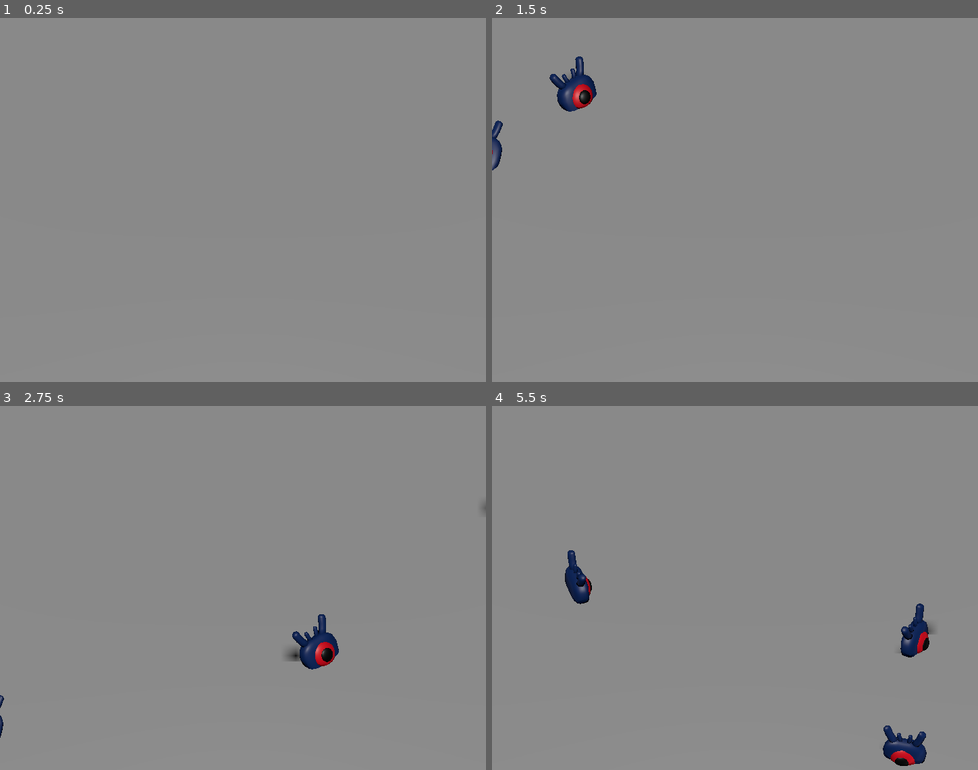
Above: before the commit, frames 1-4 (two rows, left to right).
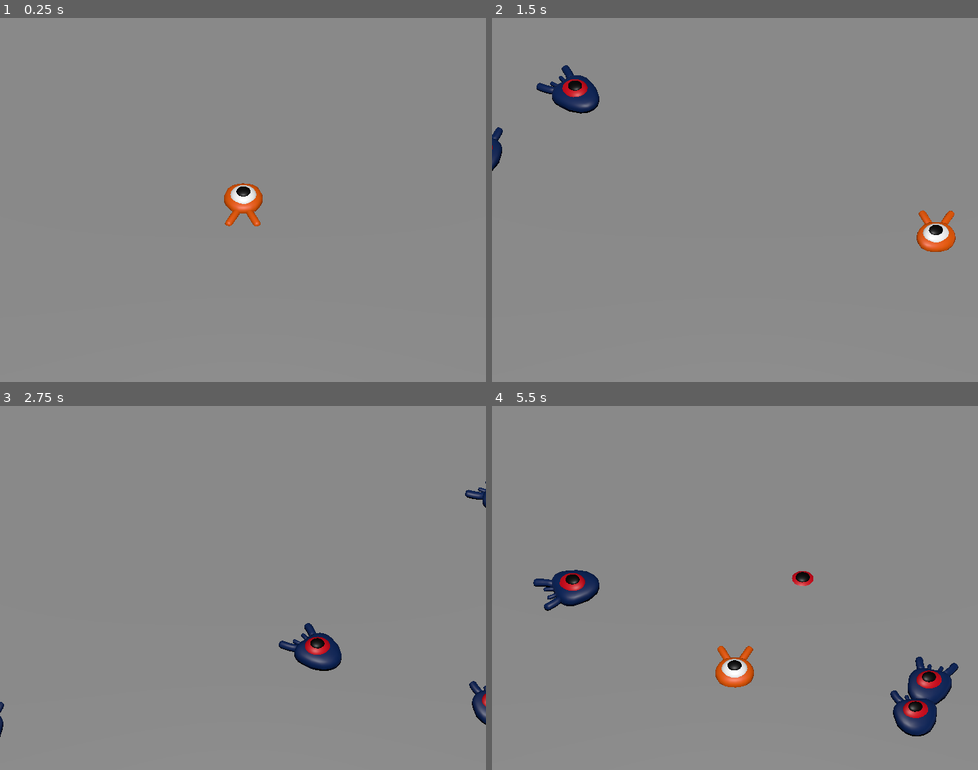
Above: after the commit, the same moments.

Repository: Koccov/squash-the-creeps
Game: Godot game, scene res://main.tscn
The game is run twice, just before and just after one commit, with the same random seed, the same clock (stepped at 60 frames per second) and the same inputs.
Inputs:
- Up to frame 1 (0.25 s): no input
- Up to frame 2 (1.5 s): tap Enter at 0.5 s; hold Right (move_right) 0.53-1.28 s; hold Down (move_backward) from 1.28 s (still down)
- Up to frame 3 (2.75 s): release Down (move_backward) at 2.03 s; hold Right (move_right) from 2.03 s (still down)
- Up to frame 4 (5.5 s): release Right (move_right) at 2.78 s; hold Up (move_forward) 2.78-3.53 s; hold Left (move_left) 3.53-5.03 s; hold Down (move_backward) from 5.03 s (still down)

The runs differ from the first frame. In frame 1, 0.7% of the frame differs, in the area x 46-55%, y 45-58%; in frame 2, 1.6%; in frame 3, 1.3%; in frame 4, 4.6%, in the area x 8-96%, y 39-99%.

Commit message:
change Player Masks

Diff:
--- a/player.tscn
+++ b/player.tscn
@@ -7,6 +7,7 @@
 radius = 0.8
 
 [node name="Player" type="CharacterBody3D"]
+collision_mask = 6
 script = ExtResource("1_1ntvk")
 
 [node name="Pivot" type="Node3D" parent="."]
